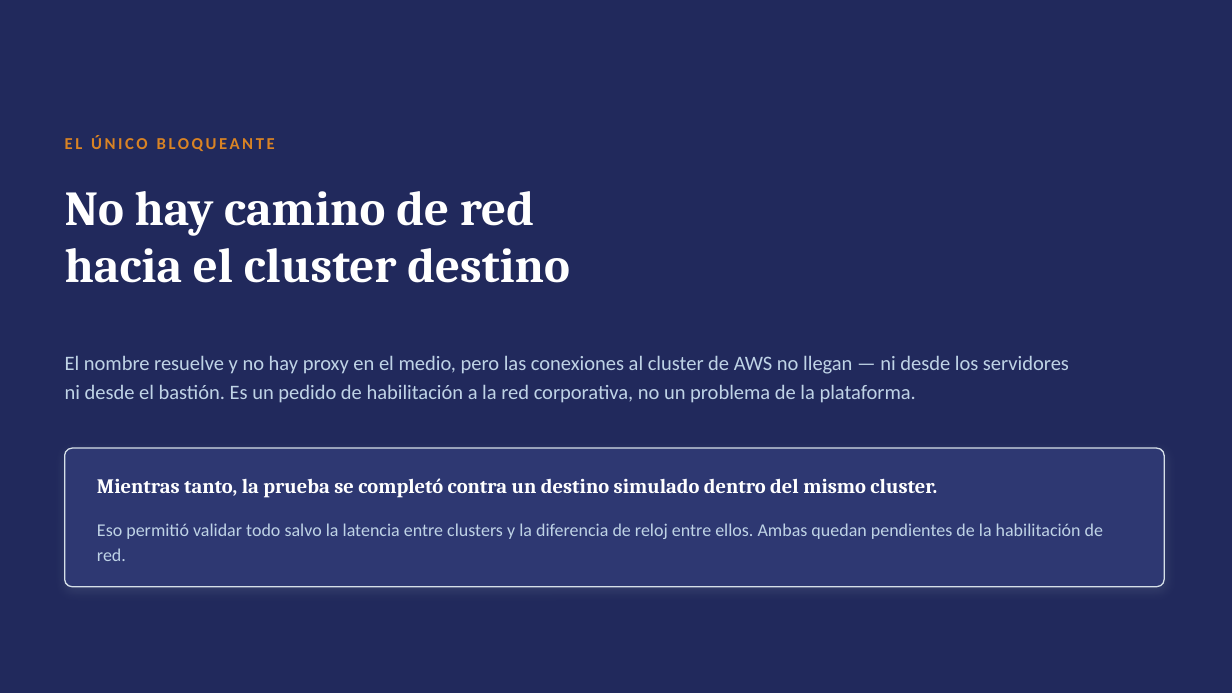
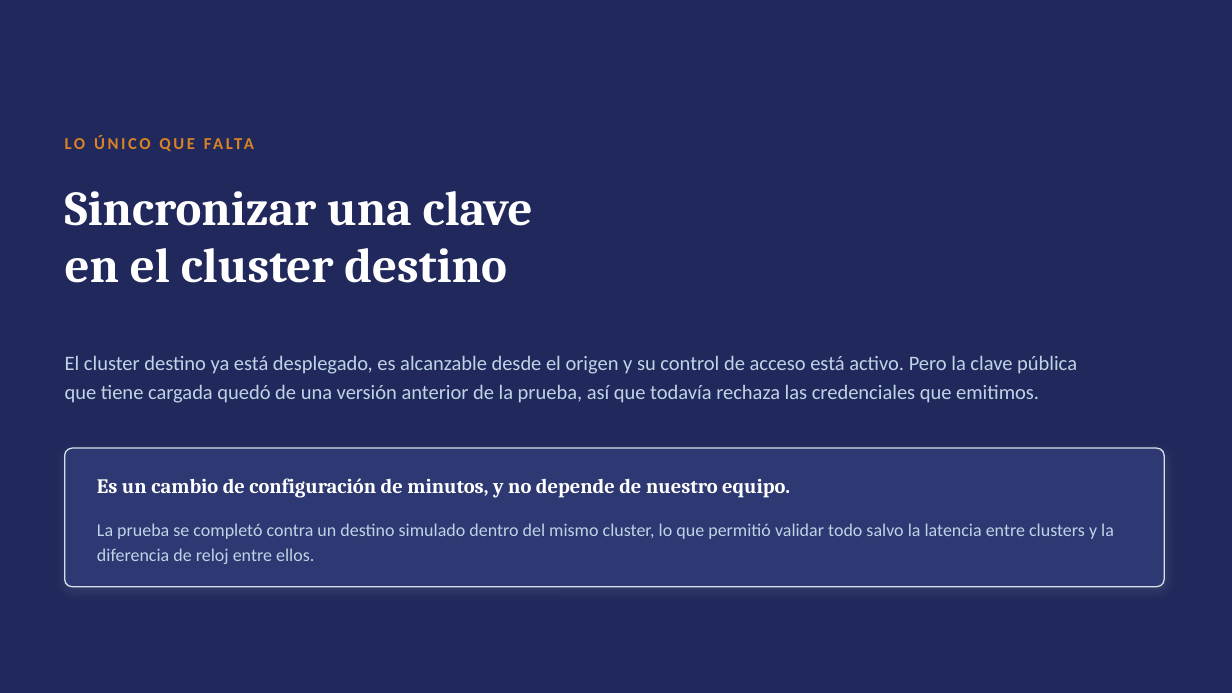
Before and after one commit to ferluko/bgal-kuadrant, a slide deck: slide 5 of poc-egress-kuadrant/poc-egreso-kuadrant-gerencial-2026-08.pptx. Drawn at 1232x693 pixels with LibreOffice and Linux fonts; fonts in the diff are those of the drawing. Boxes give left, top, right and bottom in pixels: in the first picture for what was removed or moved away, otherwise in the second. Text is boxed around its words. In the diff, an @@ line names an element or a change of style, - is before the commit and + after.

Commit message:
Update egress presentation and documentation to reflect recent findings and next steps. Revised key points in the slides to clarify the current status of the EKS cluster connectivity and the need to synchronize the public key. Enhanced HALLAZGOS.md to document the successful validation against the real destination and the implications of the current configuration. Updated README to emphasize the importance of the public key synchronization and its impact on the migration process.

```diff
--- a/poc-egress-kuadrant/poc-egreso-kuadrant-gerencial-2026-08.pptx
+++ b/poc-egress-kuadrant/poc-egreso-kuadrant-gerencial-2026-08.pptx
@@ text at bbox=[65, 191, 533, 283]: text changed @@
-No hay camino de red
-hacia el cluster destino
+Sincronizar una clave
+en el cluster destino
@@ text at bbox=[65, 355, 1077, 403]: text changed @@
-El nombre resuelve y no hay proxy en el medio, pero las conexiones al cluster de AWS no llegan — ni desde los servidores ni desde el bastión. Es un pedido de habilitación a la red corporativa, no un problema de la plataforma.
+El cluster destino ya está desplegado, es alcanzable desde el origen y su control de acceso está activo. Pero la clave pública que tiene cargada quedó de una versión anterior de la prueba, así que todavía rechaza las credenciales que emitimos.
@@ text at bbox=[97, 478, 790, 498]: text changed @@
-Mientras tanto, la prueba se completó contra un destino simulado dentro del mismo cluster.
+Es un cambio de configuración de minutos, y no depende de nuestro equipo.
@@ text at bbox=[97, 523, 1114, 564]: text changed @@
-Eso permitió validar todo salvo la latencia entre clusters y la diferencia de reloj entre ellos. Ambas quedan pendientes de la habilitación de red.
+La prueba se completó contra un destino simulado dentro del mismo cluster, lo que permitió validar todo salvo la latencia entre clusters y la diferencia de reloj entre ellos.
@@ text at bbox=[659, 523, 704, 539]: text changed @@
-EL ÚNICO BLOQUEANTE
+LO ÚNICO QUE FALTA
```
Also in this commit, not shown: 1 other slide changed, 7 other files.
